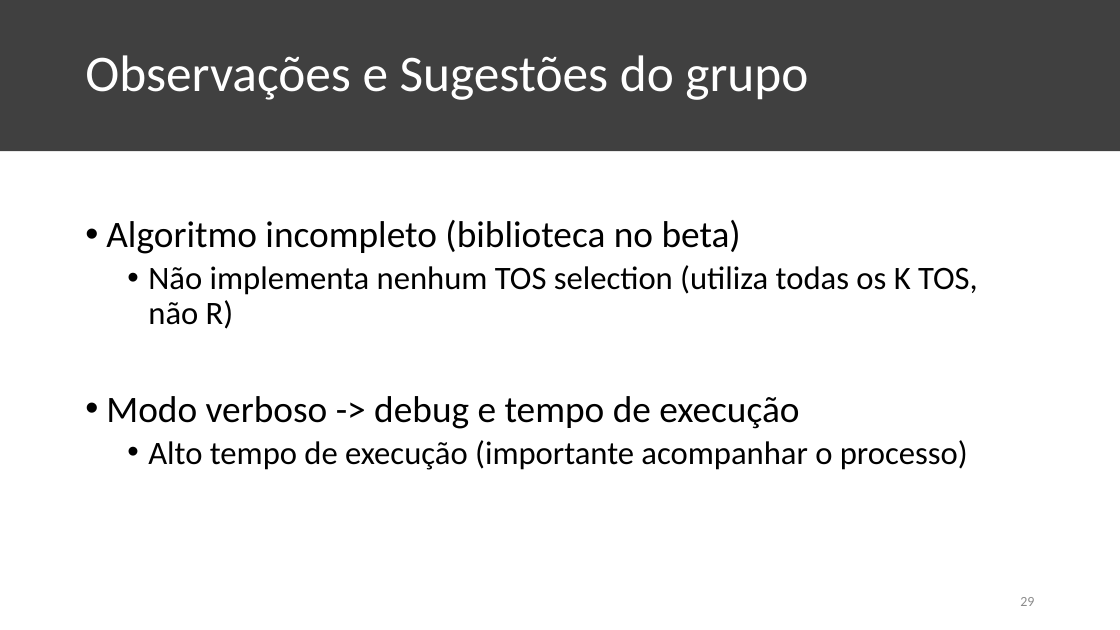
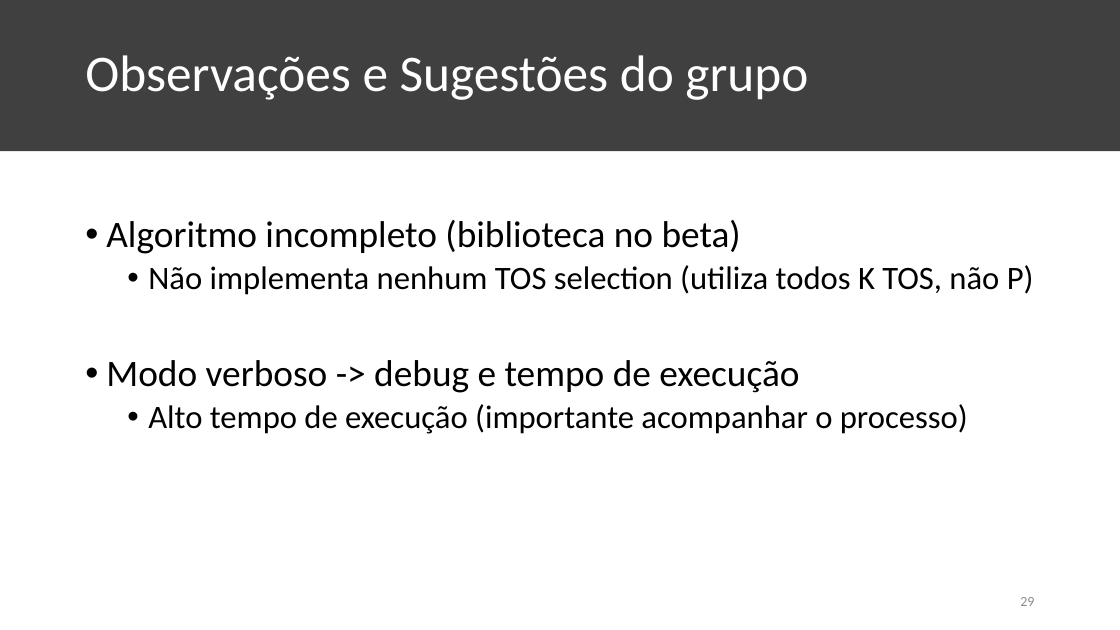
Before and after one commit to KaioAlex/DigitalSecurity, a slide deck: slide 29 of XGBOD-Seminar/XGBOD Seminar.pptx. Drawn at 1120x630 pixels with LibreOffice and Linux fonts; fonts in the diff are those of the drawing. Boxes give left, top, right and bottom in pixels: in the first picture for what was removed or moved away, otherwise in the second. Text is boxed around its words. In the diff, an @@ line names an element or a change of style, - is before the commit and + after.

```diff
--- a/XGBOD-Seminar/XGBOD Seminar.pptx
+++ b/XGBOD-Seminar/XGBOD Seminar.pptx
@@ text at (148, 265, 1034, 295): text changed @@
-  • Não implementa nenhum TOS selection (utiliza todas os K TOS, não R)
+  • Não implementa nenhum TOS selection (utiliza todos K TOS, não P)
```
Also in this commit, not shown: 8 other slides changed.
